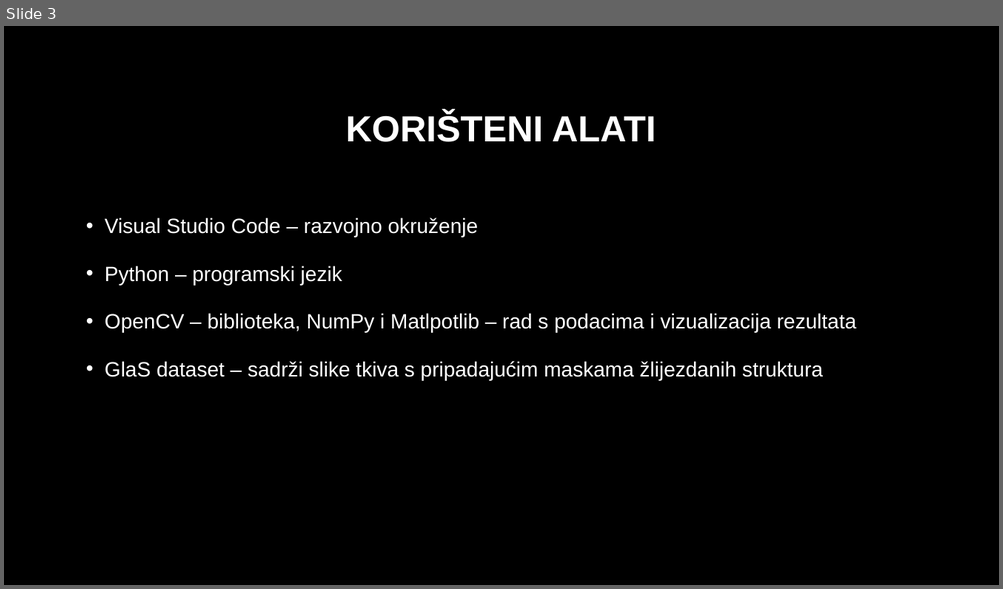
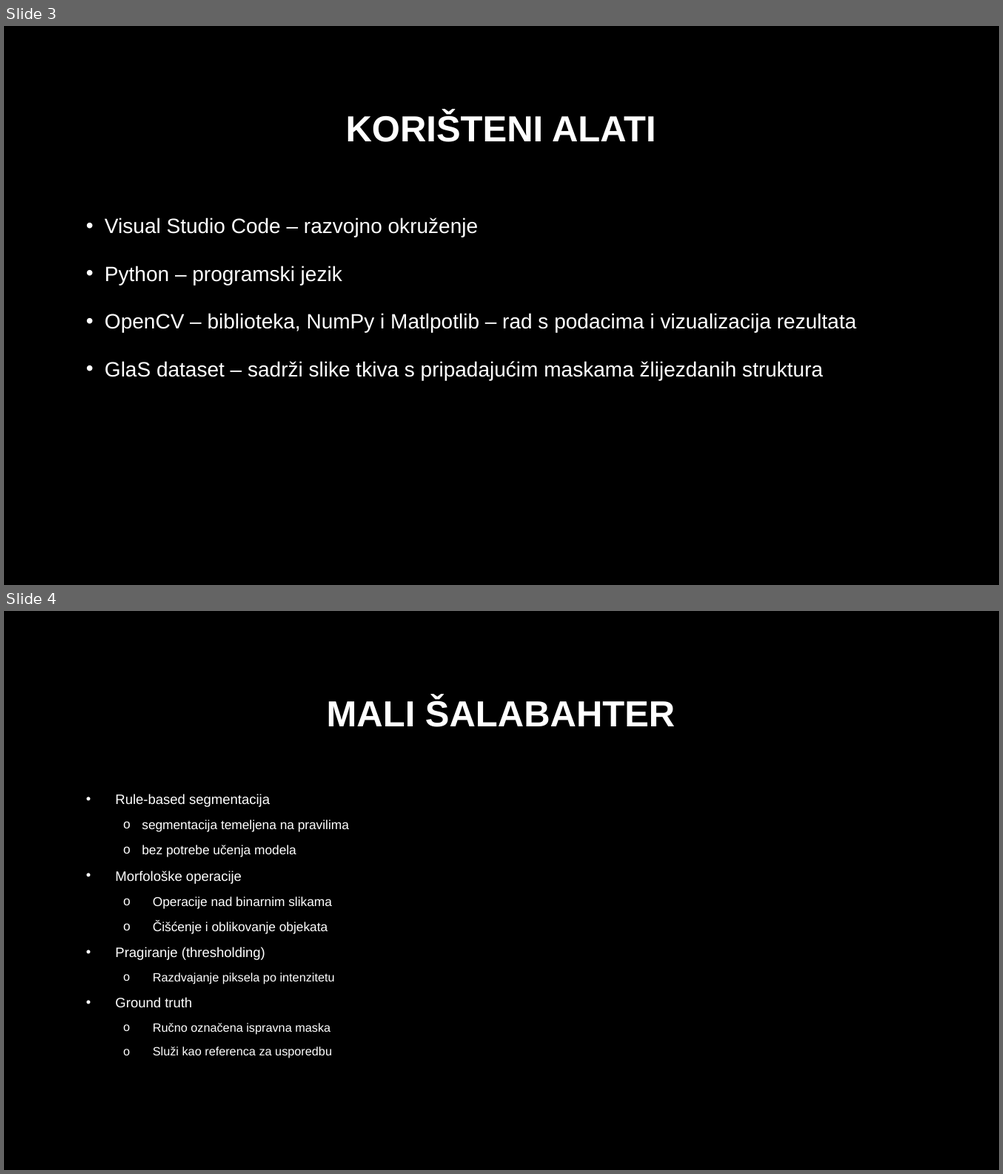
Before and after one commit to antonio2212/rv_seminar, a slide deck: Vuletic.pptx. Shown one above the other, each under a label of ours: slide 3 before the commit, slides 3 and 4 after it. The pictures are 1003x589 and 1003x1174 pixels, drawn with LibreOffice and Linux fonts; fonts in the diff are those of the drawing; background and template pictures are left out. Boxes give left, top, right and bottom in pixels: in the first picture for what was removed or moved away, otherwise in the second. Text is boxed around its words. In the diff, an @@ line names an element or a change of style, - is before the commit and + after.

```diff
--- a/Vuletic.pptx
+++ b/Vuletic.pptx
@@ slide 4 added at (4,611,999,1170), background picture (left out) @@
@@ title added at (327,698,674,727), 35 pt, text #FFFFFF, bold @@
+MALI ŠALABAHTER
@@ text added at (115,794,349,1059), 12.4 pt, text #FFFFFF @@
+• Rule-based segmentacija
+  o segmentacija temeljena na pravilima
+  o bez potrebe učenja modela
+  • Morfološke operacije
+    o Operacije nad binarnim slikama
+    o Čišćenje i oblikovanje objekata
+  • Pragiranje (thresholding)
+    o Razdvajanje piksela po intenzitetu
+  • Ground truth
+    o Ručno označena ispravna maska
+    o Služi kao referenca za usporedbu
```
